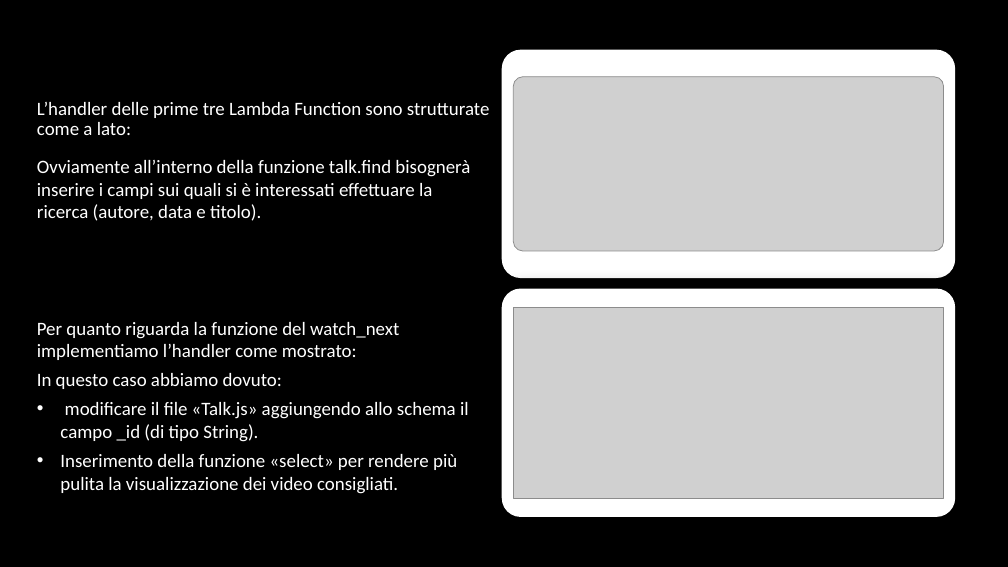
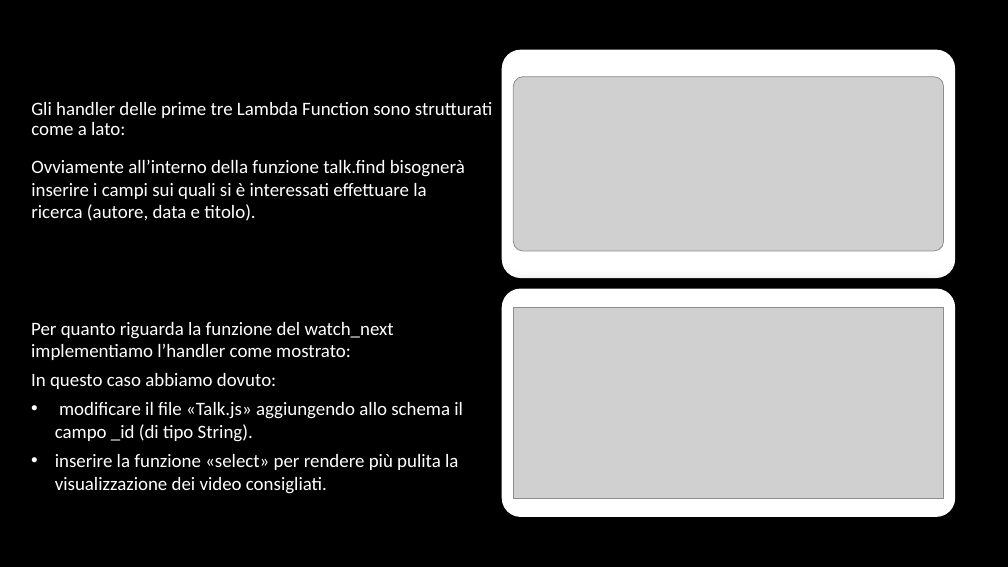
Before and after one commit to mnau23/unibg_tcm, a slide deck: slide 3 of lab_03/project_pt3.pptx. Drawn at 1008x567 pixels with LibreOffice and Linux fonts; fonts in the diff are those of the drawing; grey boxes stand for pictures; background and template pictures are left out. Boxes give left, top, right and bottom in pixels: in the first picture for what was removed or moved away, otherwise in the second. Text is boxed around its words. In the diff, an @@ line names an element or a change of style, - is before the commit and + after.

```diff
--- a/lab_03/project_pt3.pptx
+++ b/lab_03/project_pt3.pptx
@@ text at (x1=31, y1=102, x2=492, y2=135): text changed @@
-L’handler delle prime tre Lambda Function sono strutturate come a lato:
+Gli handler delle prime tre Lambda Function sono strutturati come a lato:
@@ text "Ovviamente all’interno della funzione talk.find ..." moved from (x1=37, y1=160, x2=470, y2=221) to (x1=31, y1=160, x2=465, y2=221) @@
@@ text at (x1=55, y1=454, x2=458, y2=494): text changed @@
-• Inserimento della funzione «select» per rendere più pulita la visualizzazione dei video consigliati.
+• inserire la funzione «select» per rendere più pulita la visualizzazione dei video consigliati.
```
Also in this commit, not shown: 1 other file.
